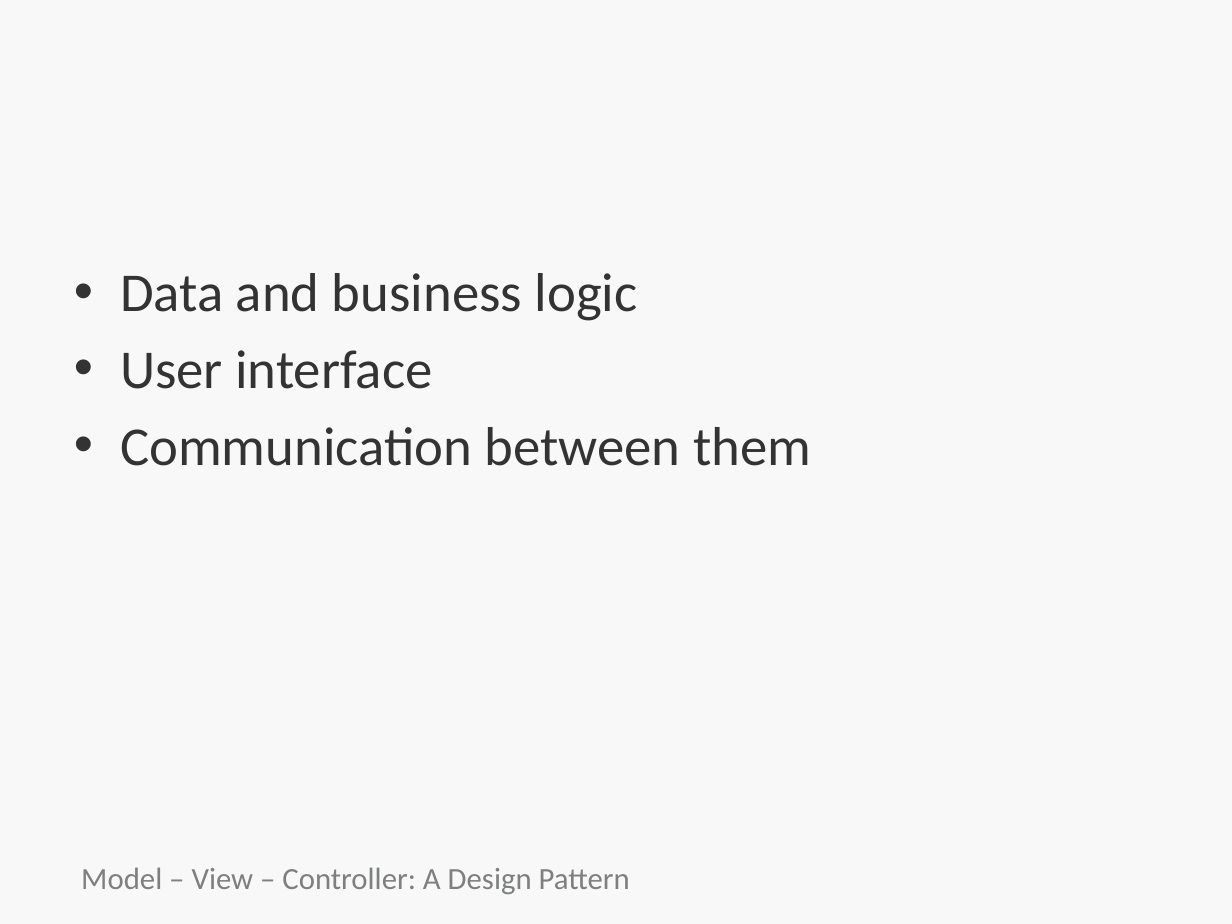
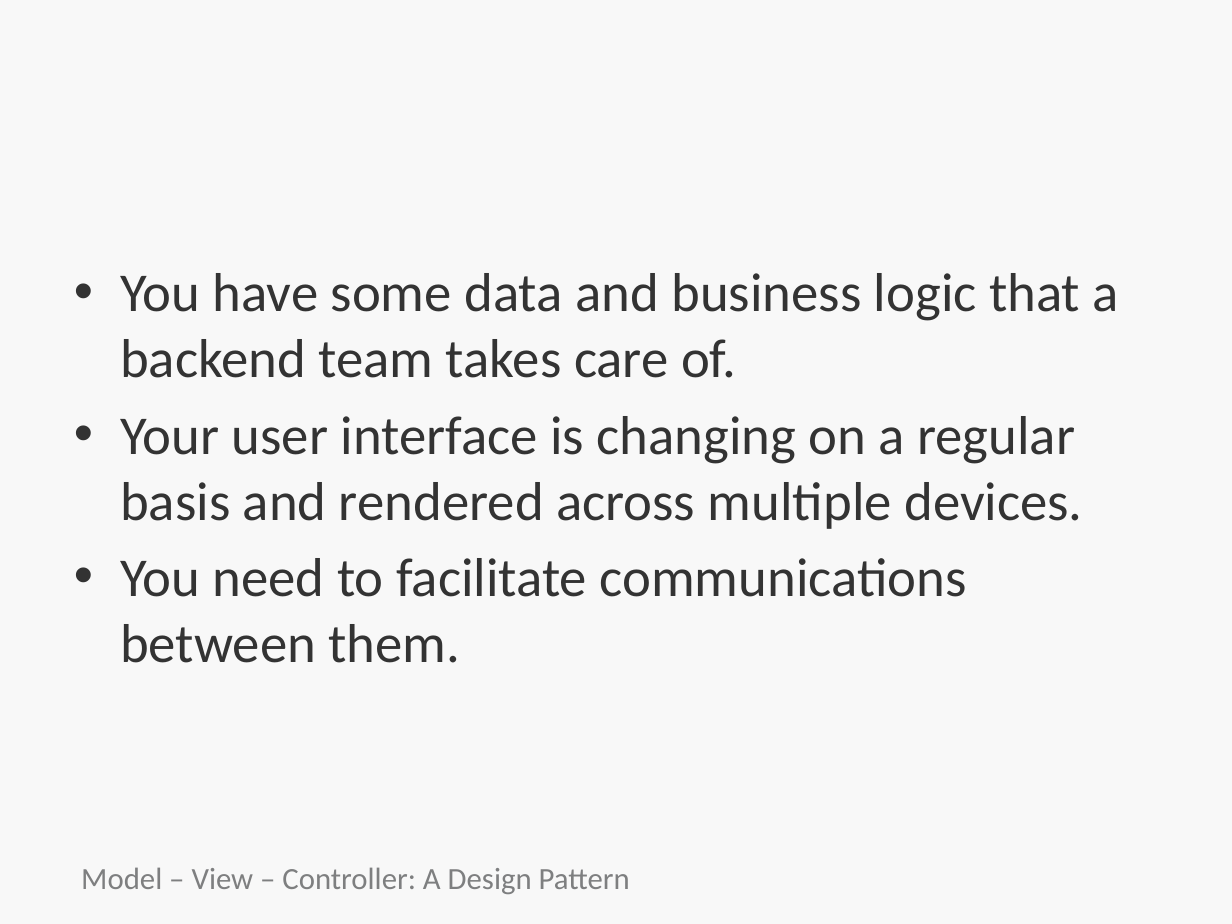
Before and after one commit to bootcoder/lectures, a slide deck: slide 12 of 1phase/mvc-single-res/HT-MVC.pptx (slide 11 before the commit). Drawn at 1232x924 pixels with LibreOffice and Linux fonts; fonts in the diff are those of the drawing; background and template pictures are left out. Boxes give left, top, right and bottom in pixels: in the first picture for what was removed or moved away, otherwise in the second. Text is boxed around its words. In the diff, an @@ line names an element or a change of style, - is before the commit and + after.

```diff
--- a/1phase/mvc-single-res/HT-MVC.pptx
+++ b/1phase/mvc-single-res/HT-MVC.pptx
@@ text at bbox=[120, 273, 1119, 663]: text changed @@
-• Data and business logic
-• User interface
-• Communication between them
+• You have some data and business logic that a backend team takes care of.
+• Your user interface is changing on a regular basis and rendered across multiple devices.
+• You need to facilitate communications between them.
```
Also in this commit, not shown: 5 other slides changed, 2 slides added, 1 other file.
